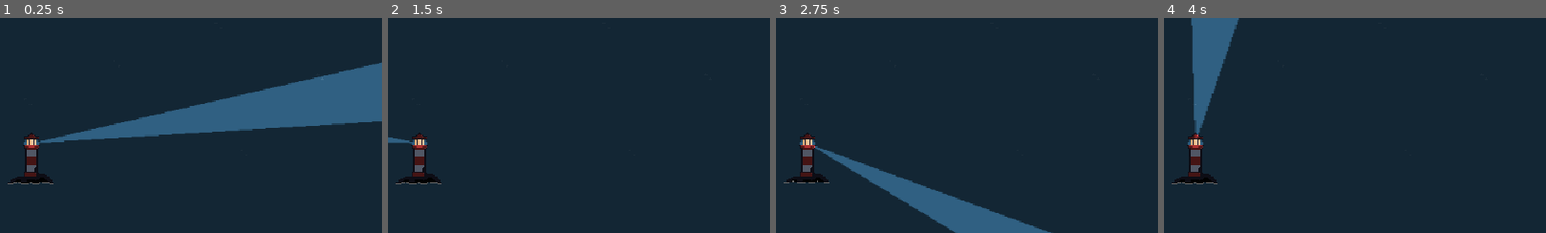
Above: before the commit, frames 1-4 (left to right).
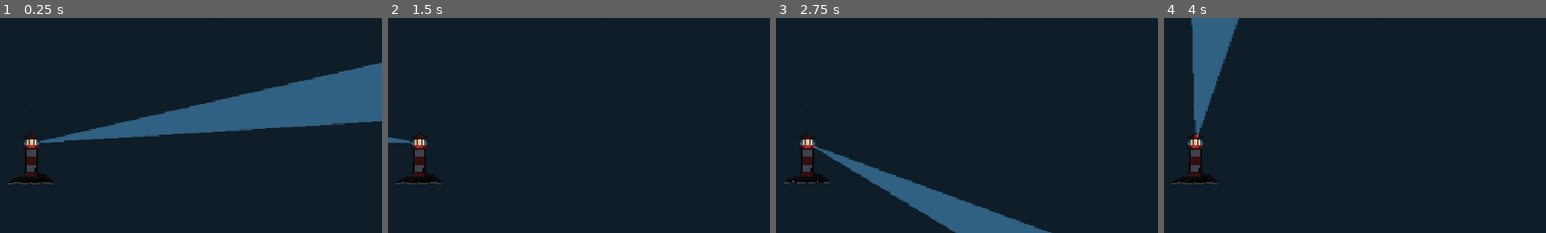
Above: after the commit, the same moments.

Repository: Luffiez/LudumDare59
Game: Godot game, scene res://Scenes/Levels/Game.tscn
Two runs of this game, one before a commit and one after it. Both use one fixed random seed, a clock stepped at 60 frames per second and the inputs below.
Inputs (mouse positions are % of the whole screen's width and height, from its top left):
- Up to frame 1 (0.25 s): no input
- Up to frame 2 (1.5 s): move the mouse to (72, 45) at 0.52 s; hold Right mouse button (speed) 0.53-1.28 s; move the mouse to (30, 55) at 1.27 s; click (30, 55) at 1.35 s
- Up to frame 3 (2.75 s): move the mouse to (60, 28) at 2.02 s; hold Right mouse button (speed) from 2.03 s (still down)
- Up to frame 4 (4 s): move the mouse to (45, 70) at 2.77 s; release Right mouse button (speed) at 2.78 s; click (45, 70) at 2.85 s; move the mouse to (80, 65) at 3.52 s; hold Right mouse button (speed) from 3.53 s (still down)
The pictures show only the part of the screen within x 46-96%, y 17-67%; the shares and areas given below are measured in that part.

The runs differ from the first frame. In frame 1, 0.2% of the frame differs, in the area x 2-14%, y 61-78%; in frame 2, 0.2%; in frame 3, 0.2%; in frame 4, 0.2%.

Commit message:
boat flee sfx

Diff:
--- a/ludum-dare-59/Enemies/GhostBoat.tscn
+++ b/ludum-dare-59/Enemies/GhostBoat.tscn
@@ -2,6 +2,7 @@
 
 [ext_resource type="Script" uid="uid://44t4nfcih0co" path="res://Enemies/ghost_boat.gd" id="1_rk8w6"]
 [ext_resource type="Texture2D" uid="uid://21csiticsglw" path="res://sprites/exclamation.png" id="2_o60py"]
+[ext_resource type="AudioStream" uid="uid://q86yguqhlf8a" path="res://Sound/AC_Sweeping_Slide_01v2.wav" id="2_r6558"]
 [ext_resource type="Texture2D" uid="uid://d8ccp6mh3s2u" path="res://sprites/pirateBoat-Sheet.png" id="3_o60py"]
 [ext_resource type="Script" uid="uid://br5igjnsngkir" path="res://Scripts/BoatDarkness.gd" id="3_y7jq1"]
 
@@ -50,6 +51,7 @@
 flee_movement_speed = 70.0
 slow_movement_speed = 1.0
 slow_movement_time = 1.0
+run_sfx = ExtResource("2_r6558")
 
 [node name="Visible_Indicator" type="Sprite2D" parent="." unique_id=15660540]
 visible = false
--- a/ludum-dare-59/Enemies/ghost_boat.gd
+++ b/ludum-dare-59/Enemies/ghost_boat.gd
@@ -13,6 +13,7 @@
 @export var flee_movement_speed: float
 @export var slow_movement_speed:float
 @export var slow_movement_time : float
+@export var run_sfx : AudioStream
 
 var light_house_direction := Vector2(0,0)
 var flee := false
@@ -84,6 +85,7 @@
 		animatedSprite.flip_h = !flipped_sprite
 		movement_speed = flee_movement_speed
 		slow_movement_timer.stop()
+		AudioManager.play_sfx(run_sfx, -5)
 	else :
 		movement_speed = slow_movement_speed
 		if	!slow_movement_timer.is_stopped() :
--- a/ludum-dare-59/Scenes/Lighthouse.tscn
+++ b/ludum-dare-59/Scenes/Lighthouse.tscn
@@ -6,7 +6,7 @@
 [ext_resource type="Script" uid="uid://c341fvmfppxhk" path="res://Scripts/Light.gd" id="4_lf2i3"]
 [ext_resource type="AudioStream" uid="uid://cv52cepy1a6p3" path="res://Sound/Whoosh 3_2.wav" id="5_bdxl1"]
 [ext_resource type="AudioStream" uid="uid://dk8eouidkpcek" path="res://Sound/Whoosh 3_1.wav" id="6_m2fn1"]
-[ext_resource type="AudioStream" uid="uid://d3t0w17nhor61" path="res://Sound/Drop 2_1.wav" id="7_m2fn1"]
+[ext_resource type="AudioStream" uid="uid://cl5g7k5xnlqgd" path="res://Sound/AC_Disappointment_01.wav" id="7_m2fn1"]
 
 [sub_resource type="AtlasTexture" id="AtlasTexture_wknik"]
 atlas = ExtResource("2_lf2i3")
--- a/ludum-dare-59/Shaders/Water.gdshader
+++ b/ludum-dare-59/Shaders/Water.gdshader
@@ -1,7 +1,7 @@
 shader_type canvas_item;
 
 uniform sampler2D mask_texture : filter_linear;
-uniform float dim_brightness : hint_range(0.0, 1.0) = 0.4;
+uniform float dim_brightness : hint_range(0.0, 1.0) = 0.3;
 
 void fragment() {
     float visibility = texture(mask_texture, SCREEN_UV).r;
Not shown, added: ludum-dare-59/Sound/AC_Disappointment_01.wav.import
Not shown, added: ludum-dare-59/Sound/AC_Sweeping_Slide_01v2.wav.import
Not shown, removed: ludum-dare-59/Sound/Drop 2_1.wav.import
Not shown, added: ludum-dare-59/Sound/AC_Disappointment_01.wav
Not shown, added: ludum-dare-59/Sound/AC_Sweeping_Slide_01v2.wav
Not shown, removed: ludum-dare-59/Sound/Drop 2_1.wav
